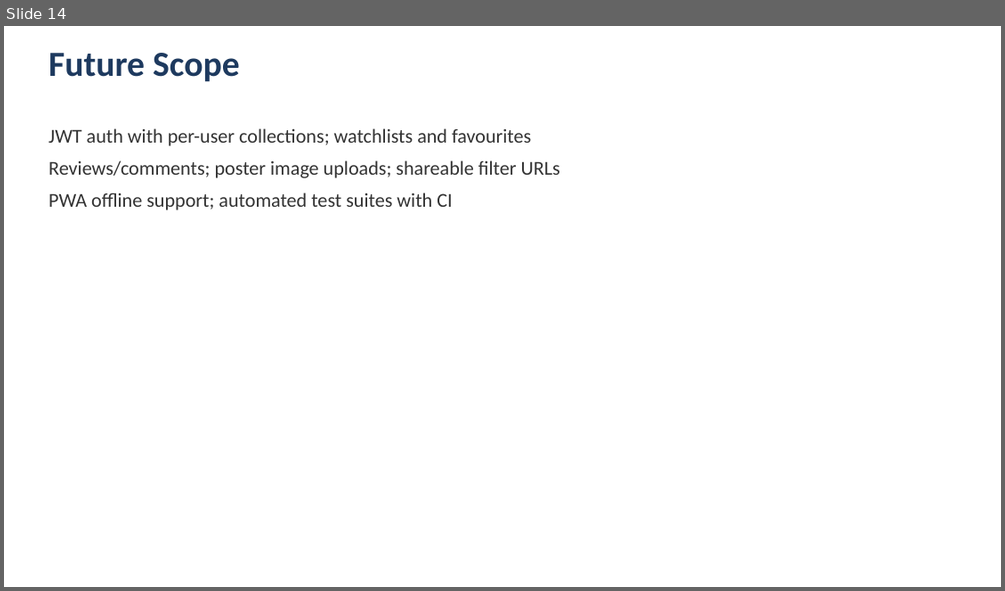
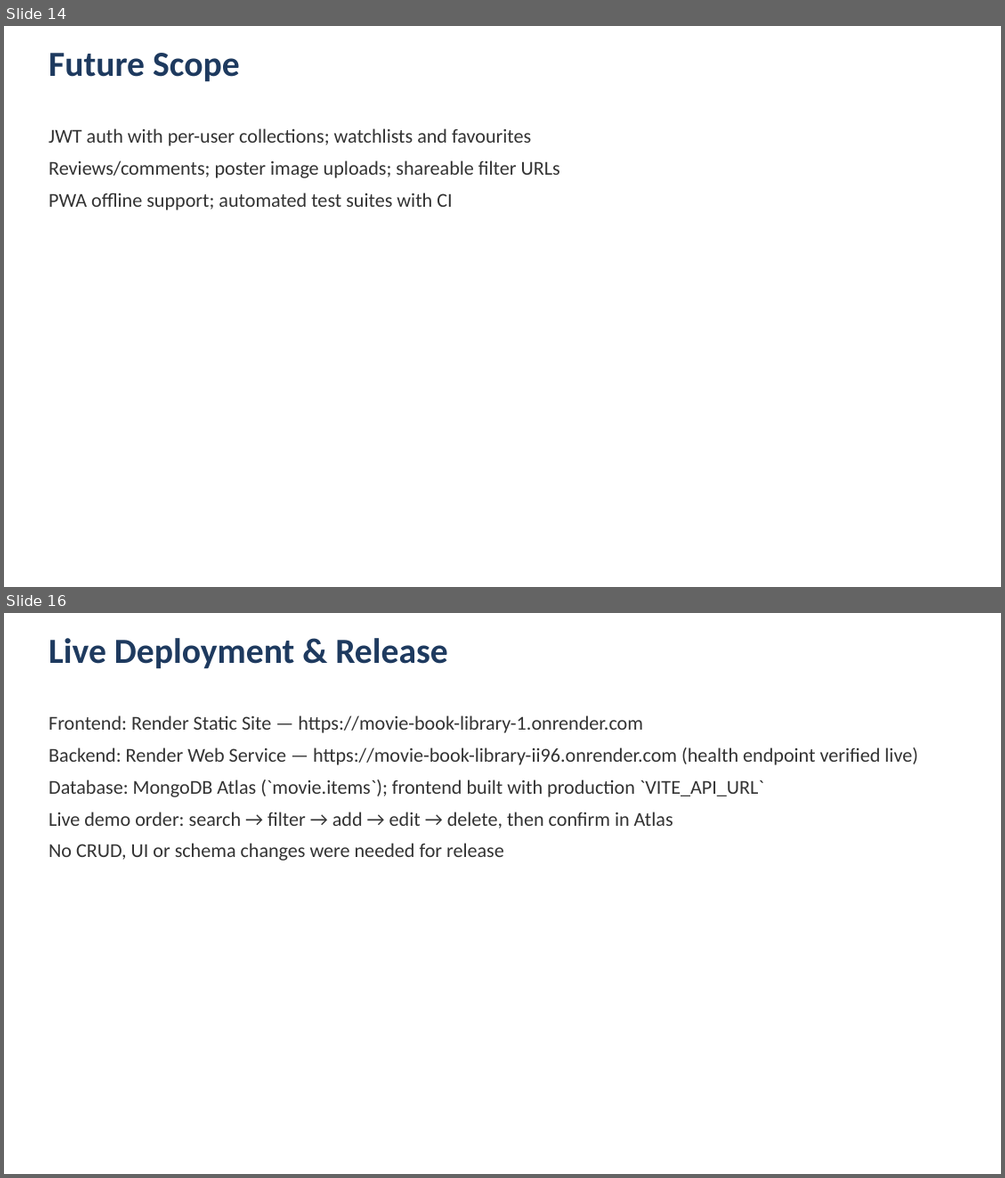
Before and after one commit to arun943jain/movie-book-library, a slide deck: docs/Presentation.pptx. Shown one above the other, each under a label of ours: slide 14 before the commit, slides 14 and 16 after it; the slides between them are not shown. The pictures are 1005x591 and 1005x1178 pixels, drawn with LibreOffice and Linux fonts; fonts in the diff are those of the drawing. Boxes give left, top, right and bottom in pixels: in the first picture for what was removed or moved away, otherwise in the second. Text is boxed around its words. In the diff, an @@ line names an element or a change of style, - is before the commit and + after.

```diff
--- a/docs/Presentation.pptx
+++ b/docs/Presentation.pptx
@@ slide 16 added at [4,613,1001,1174], background #FFFFFF @@
@@ text added at [48,638,448,669], 34 pt, text #1E3A5F, bold @@
+Live Deployment & Release
@@ text added at [48,715,918,860], 19 pt, text #333333 @@
+Frontend: Render Static Site — https://movie-book-library-1.onrender.com
+Backend: Render Web Service — https://movie-book-library-ii96.onrender.com (health endpoint verified live)
+Database: MongoDB Atlas (`movie.items`); frontend built with production `VITE_API_URL`
+Live demo order: search → filter → add → edit → delete, then confirm in Atlas
+No CRUD, UI or schema changes were needed for release
```
Also in this commit, not shown: 4 slides changed, 5 other files.
